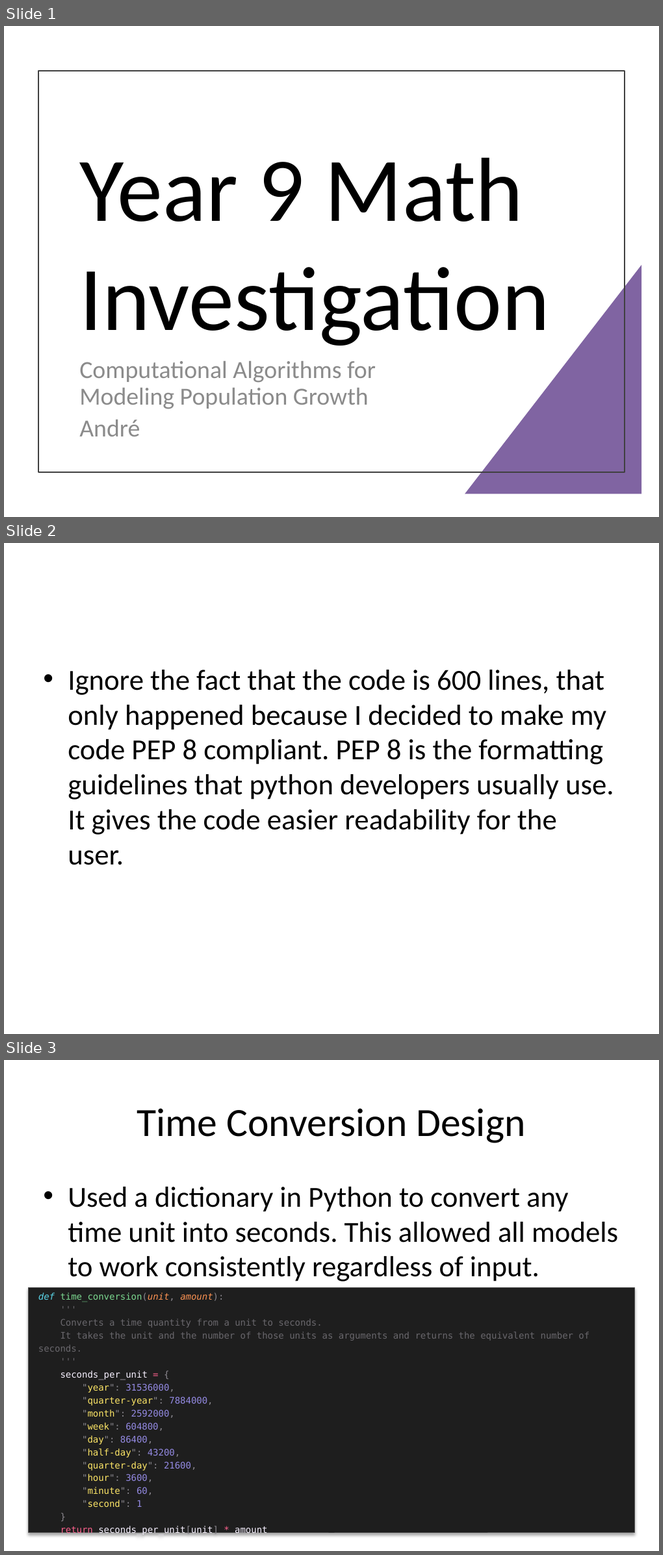
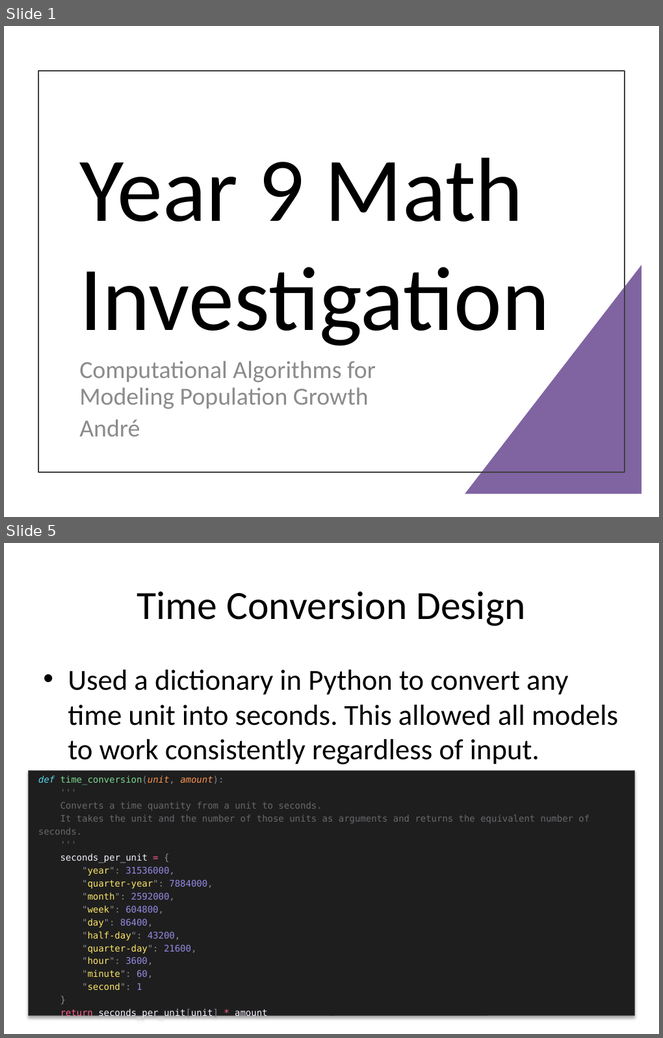
Before and after one commit to AndreNijman/Computation-Algorithms-for-Modelling-Population-Growth, a slide deck: presentation/Math_Investigation_Presentation.pptx. Shown one above the other, each under a label of ours: slides 1, 2 and 3 before the commit, slides 1 and 5 after it; the slides between them are not shown. The pictures are 663x1555 and 663x1038 pixels, drawn with LibreOffice and Linux fonts; fonts in the diff are those of the drawing. Boxes give left, top, right and bottom in pixels: in the first picture for what was removed or moved away, otherwise in the second. Text is boxed around its words. In the diff, an @@ line names an element or a change of style, - is before the commit and + after.

```diff
--- a/presentation/Math_Investigation_Presentation.pptx
+++ b/presentation/Math_Investigation_Presentation.pptx
@@ slide 2 removed at (4, 543, 659, 1034), background #FFFFFF @@
@@ text removed at (68, 670, 614, 865) @@
-• Ignore the fact that the code is 600 lines, that only happened because I decided to make my code PEP 8 compliant. PEP 8 is the formatting guidelines that python developers usually use. It gives the code easier readability for the user.
@@ what was slide 3 is now slide 5 @@
```
Also in this commit, not shown: 1 slide changed, 2 slides added.
